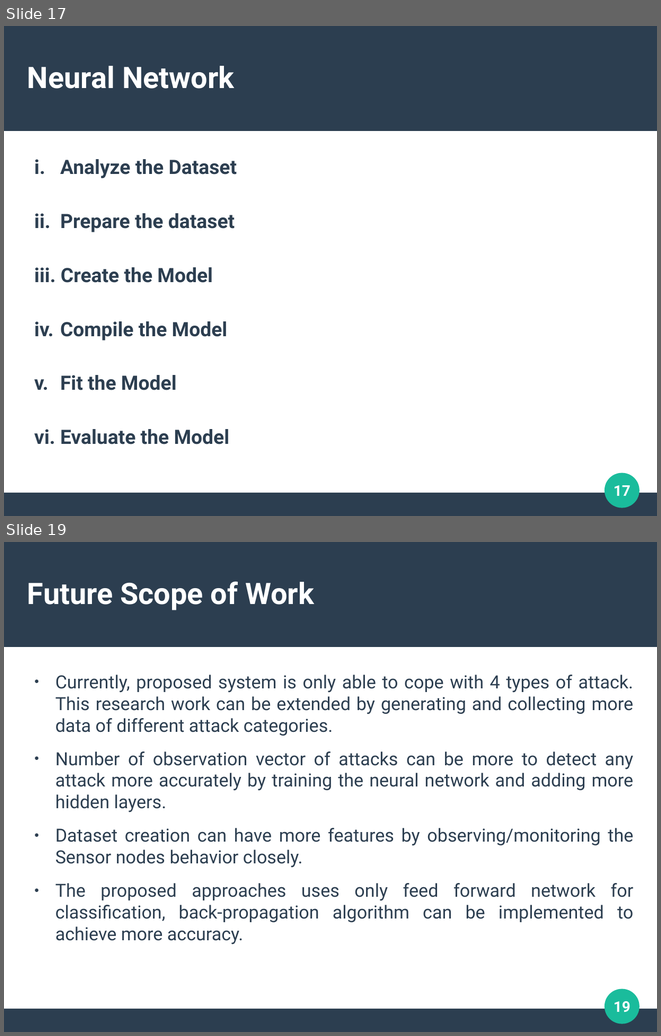
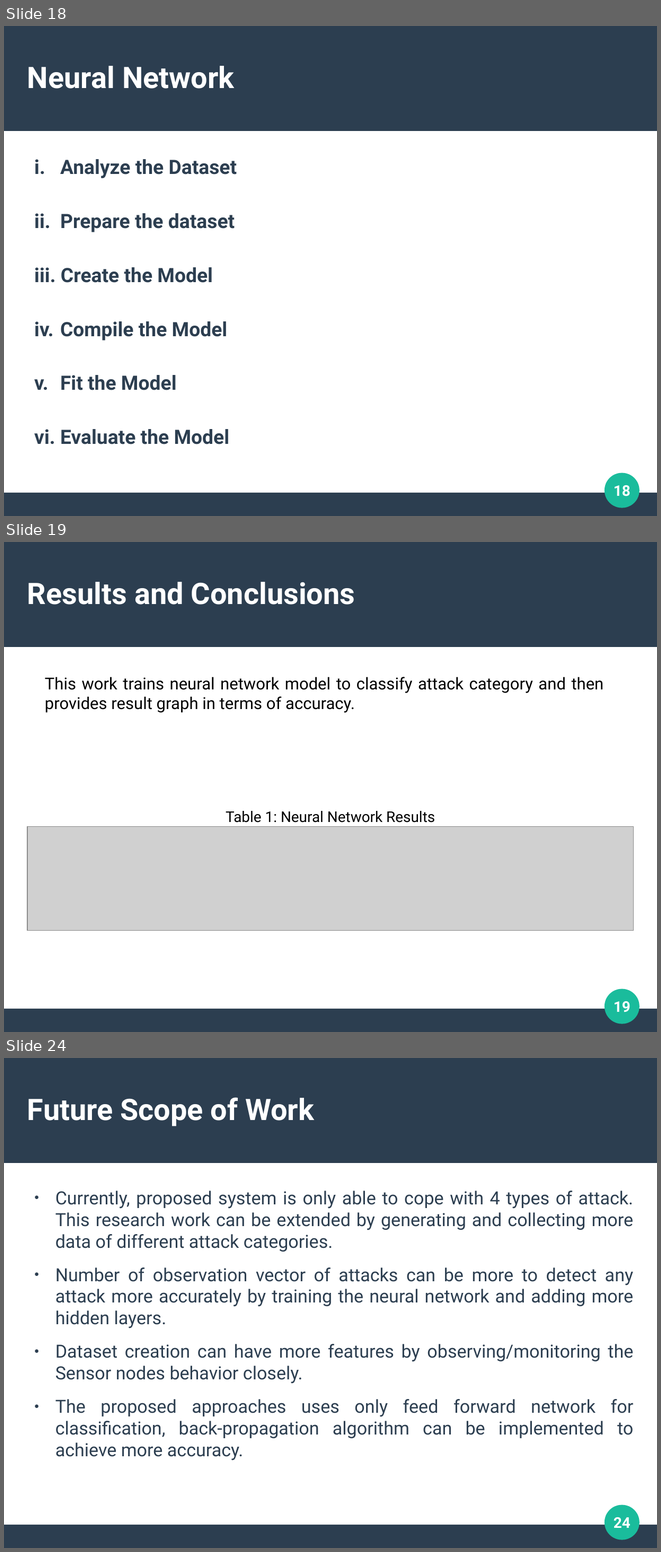
Before and after one commit to mysterious-29/Thesis, a slide deck: PPT/Final.odp. Shown one above the other, each under a label of ours: slides 17 and 19 before the commit, slides 18, 19 and 24 after it; the slides between them are not shown. The pictures are 661x1036 and 661x1552 pixels, drawn with LibreOffice and Linux fonts; fonts in the diff are those of the drawing; grey boxes stand for pictures. Boxes give left, top, right and bottom in pixels: in the first picture for what was removed or moved away, otherwise in the second. Text is boxed around its words. In the diff, an @@ line names an element or a change of style, - is before the commit and + after.

```diff
--- a/PPT/Final.odp
+++ b/PPT/Final.odp
@@ slide 19 added at (4,542,657,1032), background #FFFFFF; not listed: 3 template elements that a slide beside it also shows @@
@@ title added at (27,582,355,605), 36 pt, text #FFFFFF, bold @@
+Results and Conclusions
@@ text added at (45,677,604,713), 20 pt, text #000000 @@
+This work trains neural network model to classify attack category and then provides result graph in terms of accuracy.
@@ subtitle added at (226,811,435,822), 18 pt, text #000000 @@
+Table 1: Neural Network Results
@@ picture added at (27,827,634,930) @@
@@ page number added at (614,1001,630,1012), 18 pt, text #FFFFFF, bold @@
+19
@@ what was slide 17 is now slide 18 @@
@@ page number at (614,485,630,496): text changed @@
-17
+18
@@ what was slide 19 is now slide 24 @@
@@ page number at (614,1517,630,1528): text changed @@
-19
+24
```
Also in this commit, not shown: 7 slides changed, 6 other slides added, 2 slides removed, 3 other files.
